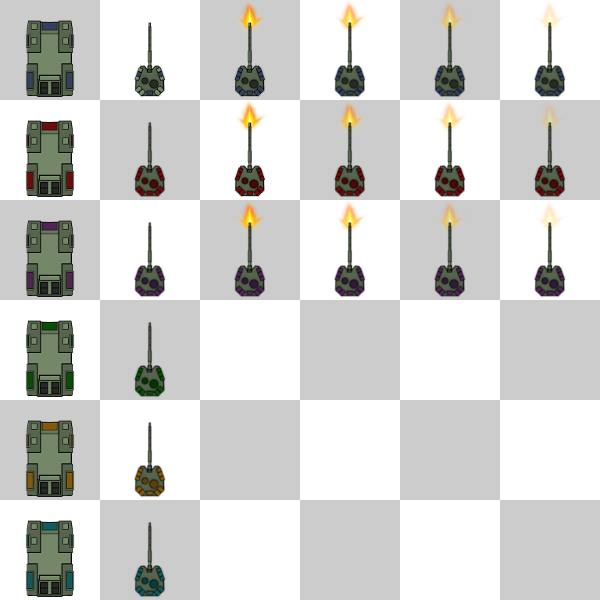
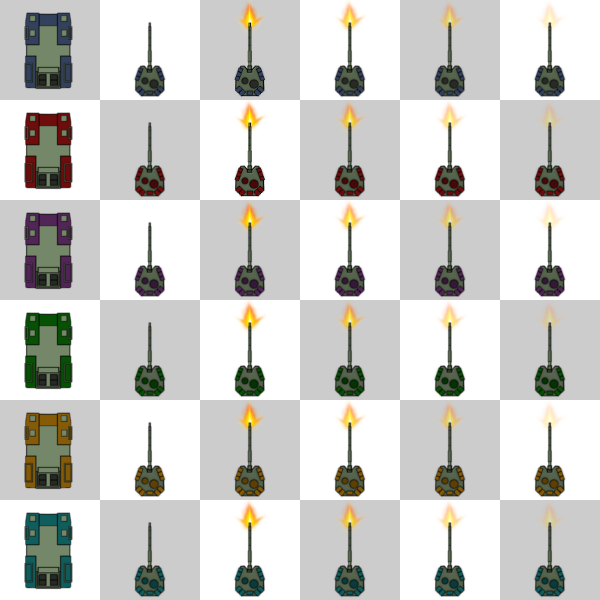
Layer changes from the first 600x600 image to the second:
painted on "Blue - Turret" over [133, 22, 166, 98]
painted on "Blue - Base" over [24, 12, 75, 97]
painted on "Red - Base" over [24, 112, 75, 197]
painted on "Purple - Base" over [24, 212, 75, 297]
added layer "Green - Fire 04" above "Green - Fire 03" over [533, 300, 566, 398]
added layer "Green - Fire 03" above "Green - Fire 02" over [433, 300, 467, 398]
added layer "Green - Fire 02" above "Green - Fire 01" over [333, 300, 367, 398]
added layer "Green - Fire 01" above "Green - Turret" over [233, 300, 267, 398]
painted on "Green - Base" over [24, 312, 75, 397]
added layer "Orange - Fire 04" above "Orange - Fire 03" over [533, 400, 566, 498]
added layer "Orange - Fire 03" above "Orange - Fire 02" over [433, 400, 467, 498]
added layer "Orange - Fire 02" above "Orange - Fire 01" over [333, 400, 367, 498]
added layer "Orange - Fire 01" above "Orange - Turret" over [233, 400, 267, 498]
painted on "Orange - Base" over [24, 412, 75, 497]
added layer "Cyan - Fire 04" above "Cyan - Fire 03" over [533, 500, 566, 598]
added layer "Cyan - Fire 03" above "Cyan - Fire 02" over [433, 500, 467, 598]
added layer "Cyan - Fire 02" above "Cyan - Fire 01" over [333, 500, 367, 598]
added layer "Cyan - Fire 01" above "Cyan - Turret" over [233, 500, 267, 598]
painted on "Cyan - Base" over [24, 512, 75, 597]
